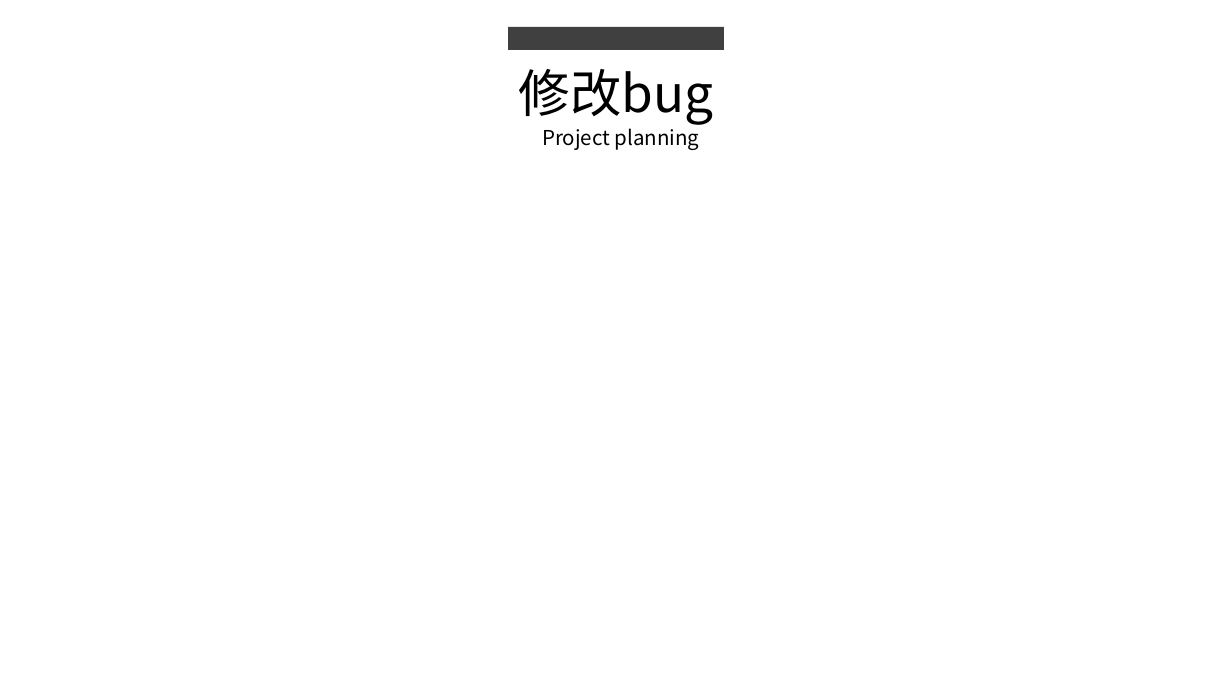
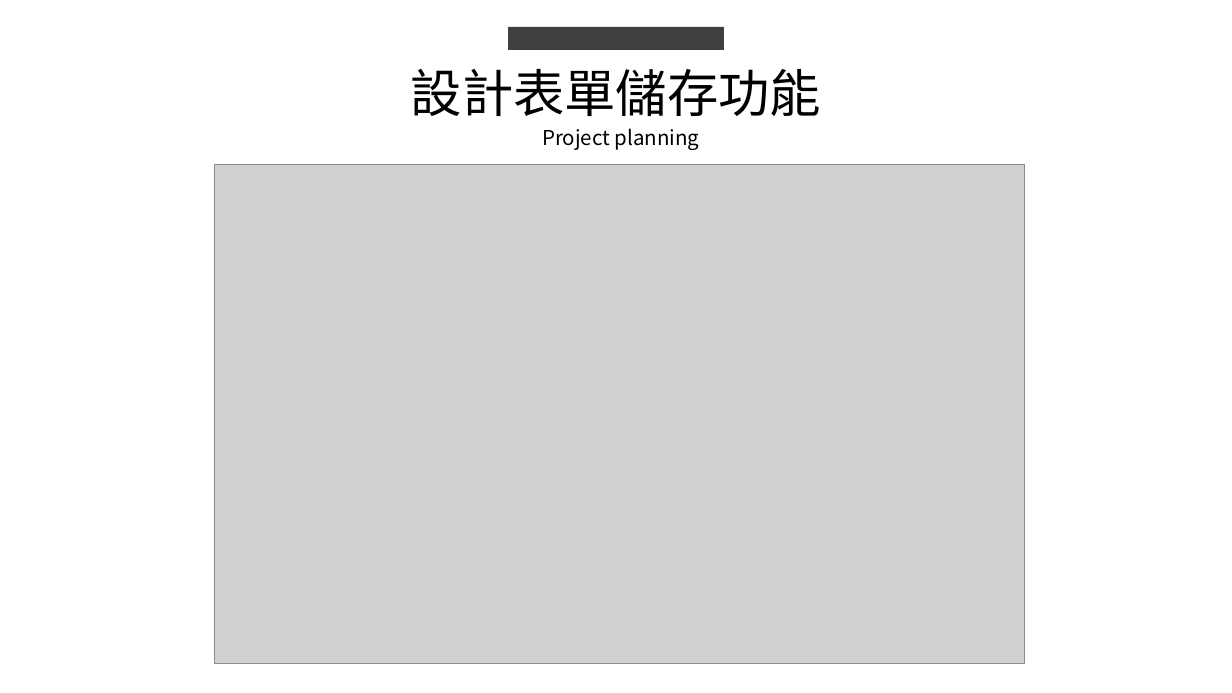
Before and after one commit to king637324/KnowledgeGreenhouseSystem, a slide deck: slide 3 of 工作日報_葉柏漢/2021.09/2021.09.24(加班)_2021.09.27工作日報_葉柏漢.pptx. Drawn at 1232x693 pixels with LibreOffice and Linux fonts; fonts in the diff are those of the drawing; grey boxes stand for pictures. Boxes give left, top, right and bottom in pixels: in the first picture for what was removed or moved away, otherwise in the second. Text is boxed around its words. In the diff, an @@ line names an element or a change of style, - is before the commit and + after.

```diff
--- a/工作日報_葉柏漢/2021.09/2021.09.24(加班)_2021.09.27工作日報_葉柏漢.pptx
+++ b/工作日報_葉柏漢/2021.09/2021.09.24(加班)_2021.09.27工作日報_葉柏漢.pptx
@@ text at (411,69,821,116): text changed @@
-修改bug
+設計表單儲存功能
@@ picture added at (214,165,1026,664) @@
```
Also in this commit, not shown: 1 other slide changed, 1 other file.
